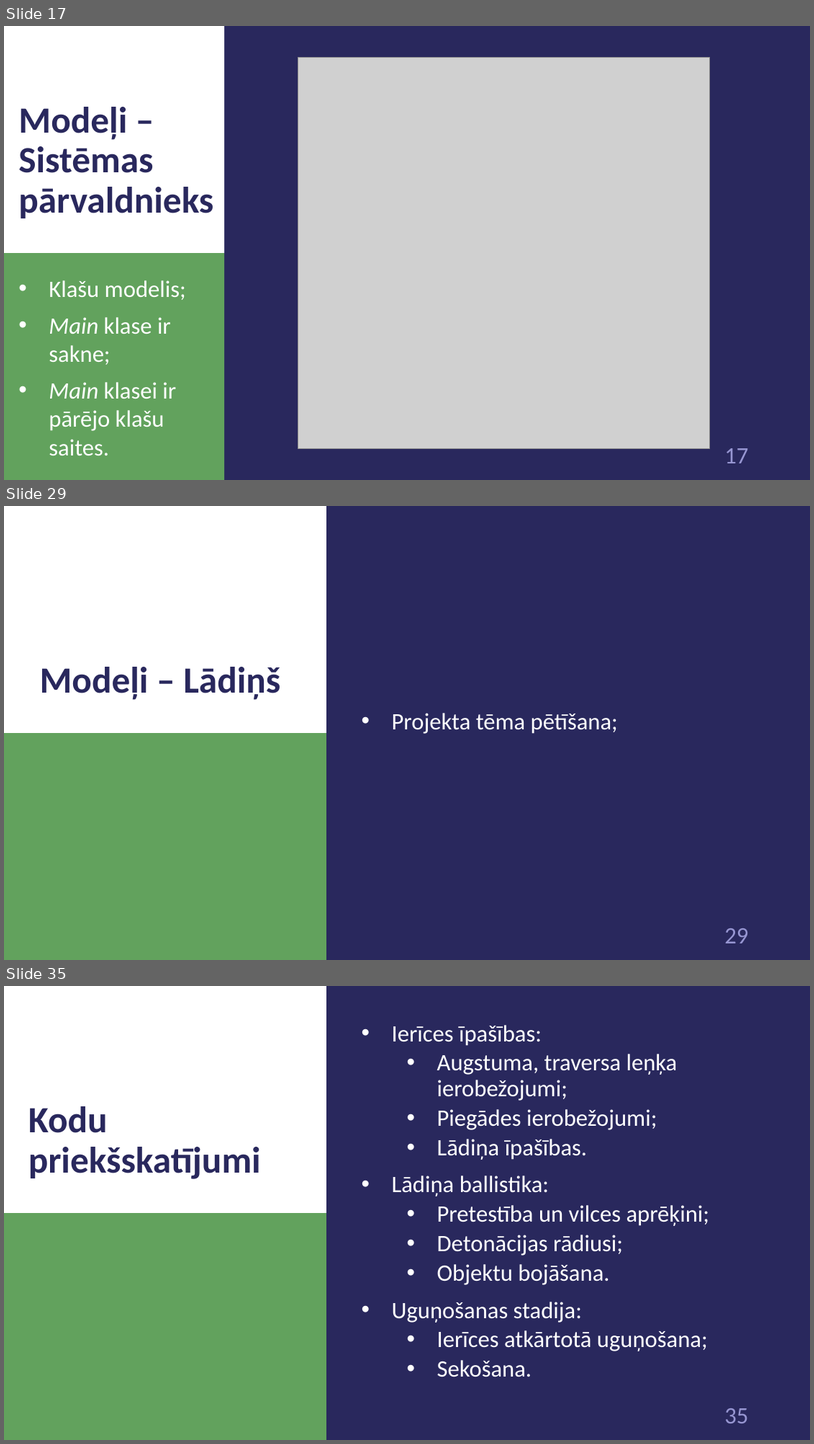
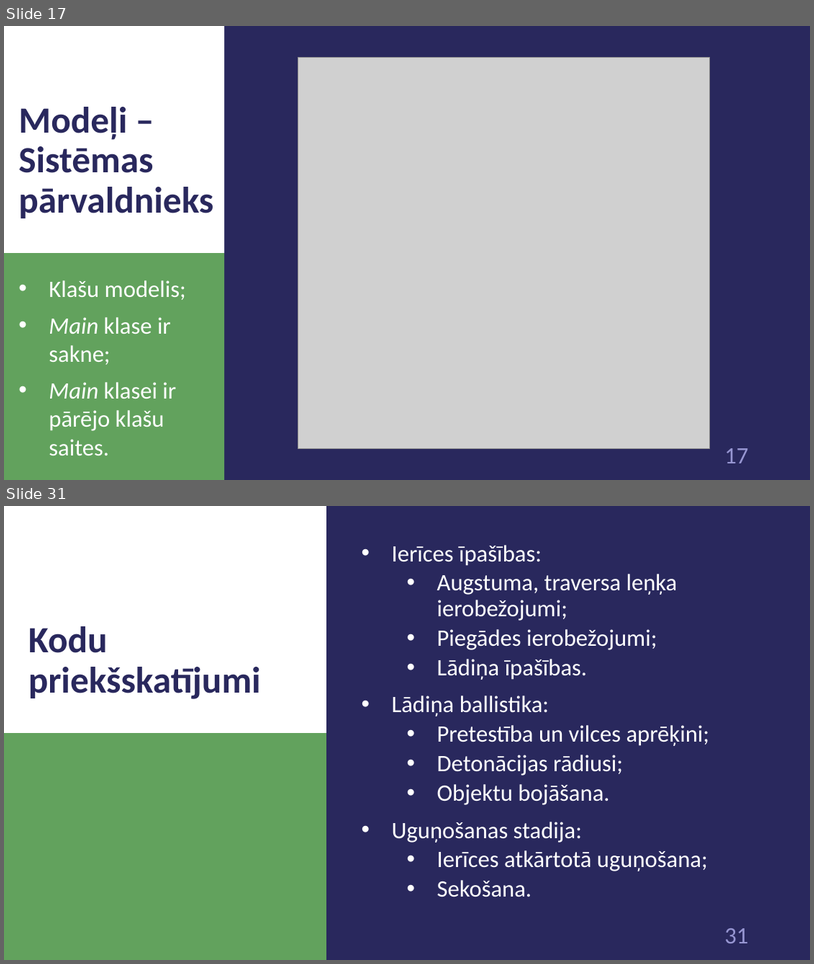
Before and after one commit to 1ivyatan/drumstalotajs, a slide deck: Documentation/Prezentācija.pptx. Shown one above the other, each under a label of ours: slides 17, 29 and 35 before the commit, slides 17 and 31 after it; the slides between them are not shown. The pictures are 814x1444 and 814x964 pixels, drawn with LibreOffice and Linux fonts; fonts in the diff are those of the drawing; grey boxes stand for pictures. Boxes give left, top, right and bottom in pixels: in the first picture for what was removed or moved away, otherwise in the second. Text is boxed around its words. In the diff, an @@ line names an element or a change of style, - is before the commit and + after.

```diff
--- a/Documentation/Prezentācija.pptx
+++ b/Documentation/Prezentācija.pptx
@@ slide 29 removed at (x1=4, y1=506, x2=810, y2=960), background #29285D; not listed: 3 template elements that a slide beside it also shows @@
@@ title removed at (x1=40, y1=667, x2=280, y2=700) @@
-Modeļi – Lādiņš
@@ text removed at (x1=392, y1=713, x2=618, y2=734) @@
-• Projekta tēma pētīšana;
@@ what was slide 35 is now slide 31 @@
@@ page number at (x1=725, y1=928, x2=748, y2=943): text changed @@
-35
+31
```
Also in this commit, not shown: 12 slides changed, 1 slide added, 4 other slides removed.
